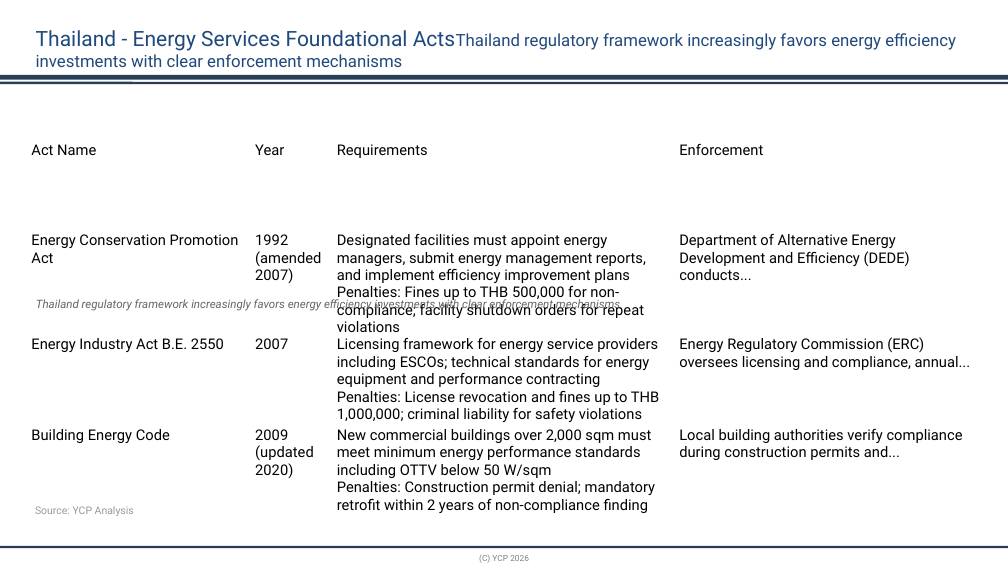
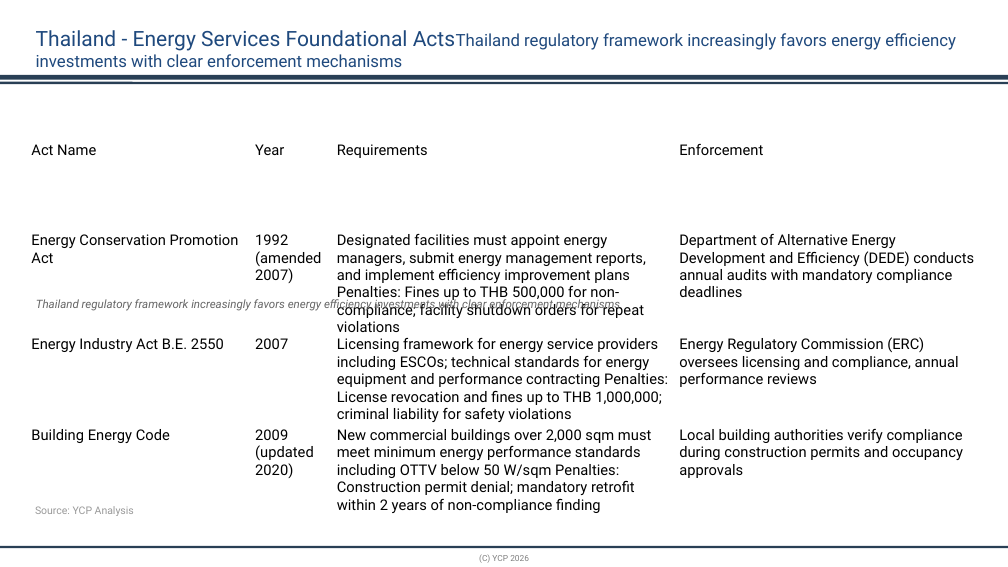
Before and after one commit to xvasjack/xvasjack.github.io, a slide deck: slide 6 of backend/market-research/test-output.pptx. Drawn at 1008x567 pixels with LibreOffice and Linux fonts; fonts in the diff are those of the drawing; background and template pictures are left out. Boxes give left, top, right and bottom in pixels: in the first picture for what was removed or moved away, otherwise in the second. Text is boxed around its words. In the diff, an @@ line names an element or a change of style, - is before the commit and + after.

Commit message:
Fix local PPT validation loop for strict render and real-output checks

```diff
--- a/backend/market-research/test-output.pptx
+++ b/backend/market-research/test-output.pptx
@@ table at bbox=[29, 141, 982, 517] @@
-row 2, column 3: Designated facilities must appoint energy managers, submit energy management reports, and implement efficiency improvement plans / Penalties: Fines up to THB 500,000 for non-compliance; facility shutdown orders for repeat violations
+row 2, column 3: Designated facilities must appoint energy managers, submit energy management reports, and implement efficiency improvement plans Penalties: Fines up to THB 500,000 for non-compliance; facility shutdown orders for repeat violations
-row 2, column 4: Department of Alternative Energy Development and Efficiency (DEDE) conducts...
+row 2, column 4: Department of Alternative Energy Development and Efficiency (DEDE) conducts annual audits with mandatory compliance deadlines
-row 3, column 3: Licensing framework for energy service providers including ESCOs; technical standards for energy equipment and performance contracting / Penalties: License revocation and fines up to THB 1,000,000; criminal liability for safety violations
+row 3, column 3: Licensing framework for energy service providers including ESCOs; technical standards for energy equipment and performance contracting Penalties: License revocation and fines up to THB 1,000,000; criminal liability for safety violations
-row 3, column 4: Energy Regulatory Commission (ERC) oversees licensing and compliance, annual...
+row 3, column 4: Energy Regulatory Commission (ERC) oversees licensing and compliance, annual performance reviews
-row 4, column 3: New commercial buildings over 2,000 sqm must meet minimum energy performance standards including OTTV below 50 W/sqm / Penalties: Construction permit denial; mandatory retrofit within 2 years of non-compliance finding
+row 4, column 3: New commercial buildings over 2,000 sqm must meet minimum energy performance standards including OTTV below 50 W/sqm Penalties: Construction permit denial; mandatory retrofit within 2 years of non-compliance finding
-row 4, column 4: Local building authorities verify compliance during construction permits and...
+row 4, column 4: Local building authorities verify compliance during construction permits and occupancy approvals
```
Also in this commit, not shown: 13 other slides changed, 3 other files.
